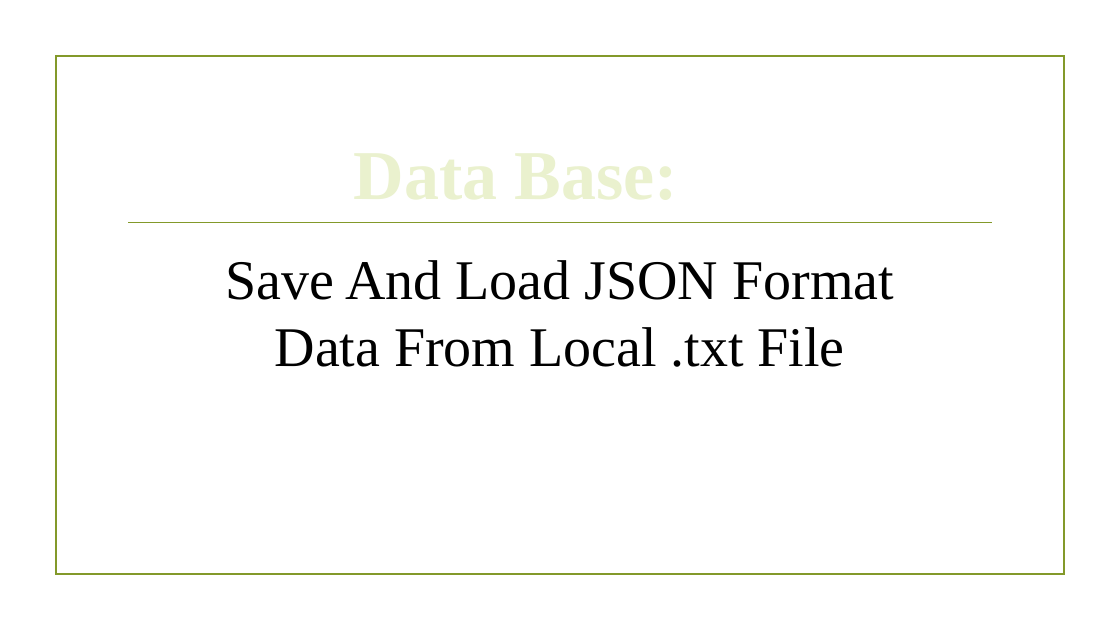
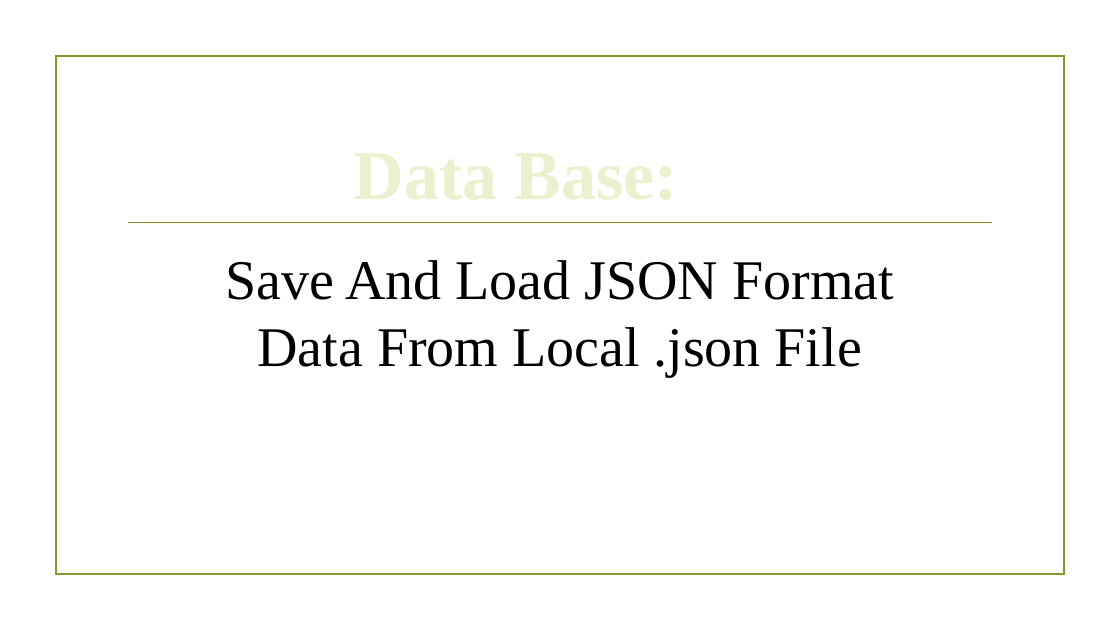
Before and after one commit to M-Morsy/Social-Network, a slide deck: slide 5 of Documentation/DS.pptx (slide 4 before the commit). Drawn at 1120x630 pixels with LibreOffice and Linux fonts; fonts in the diff are those of the drawing; background and template pictures are left out. Boxes give left, top, right and bottom in pixels: in the first picture for what was removed or moved away, otherwise in the second. Text is boxed around its words. In the diff, an @@ line names an element or a change of style, - is before the commit and + after.

```diff
--- a/Documentation/DS.pptx
+++ b/Documentation/DS.pptx
@@ text at [226, 260, 894, 377]: text changed @@
-Save And Load JSON Format Data From Local .txt File
+Save And Load JSON Format Data From Local .json File
```
Also in this commit, not shown: 1 other slide changed, 2 slides added.
